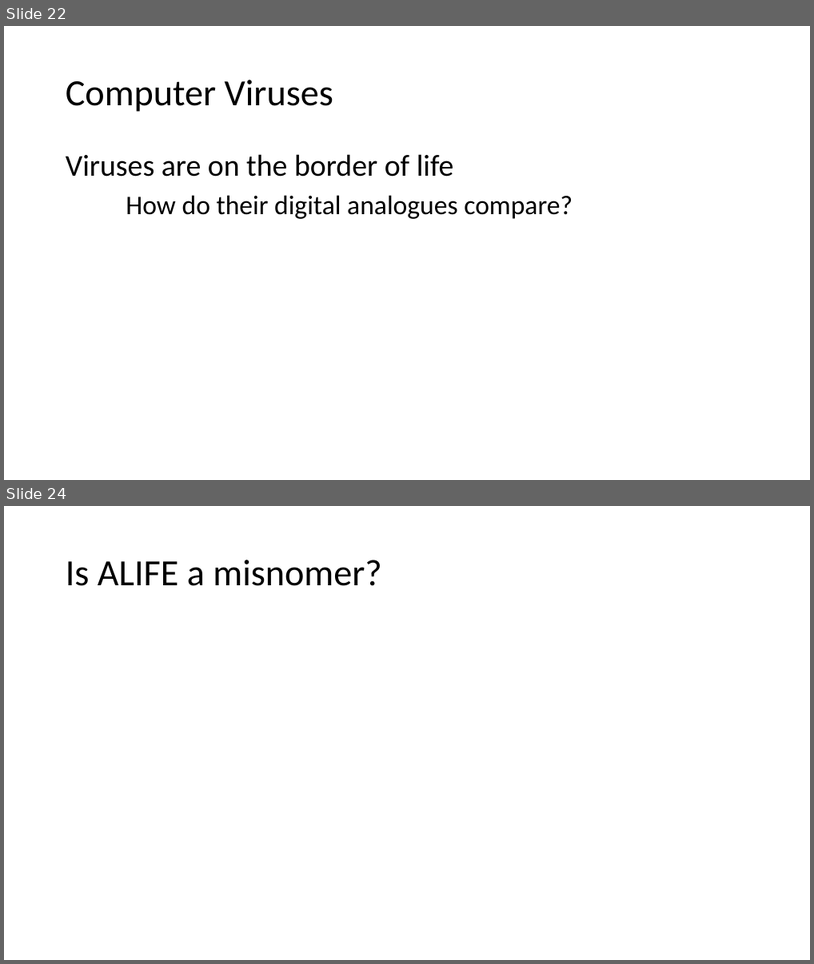
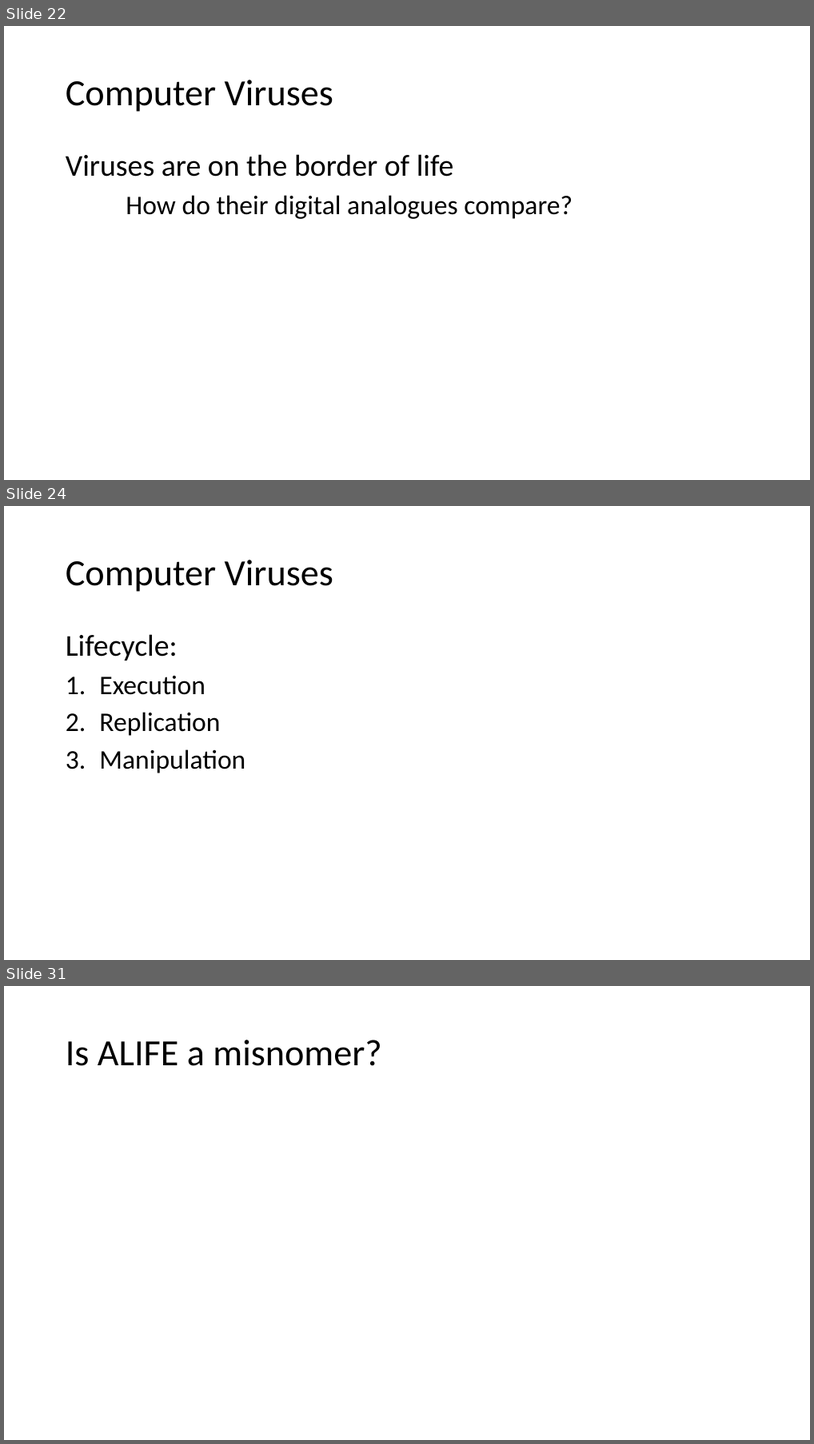
Before and after one commit to BenChurch/Fall2016, a slide deck: CISC879/ChapterPresentation/LectureSlidesCh8.pptx. Shown one above the other, each under a label of ours: slides 22 and 24 before the commit, slides 22, 24 and 31 after it; the slides between them are not shown. The pictures are 814x964 and 814x1444 pixels, drawn with LibreOffice and Linux fonts; fonts in the diff are those of the drawing. Boxes give left, top, right and bottom in pixels: in the first picture for what was removed or moved away, otherwise in the second. Text is boxed around its words. In the diff, an @@ line names an element or a change of style, - is before the commit and + after.

```diff
--- a/CISC879/ChapterPresentation/LectureSlidesCh8.pptx
+++ b/CISC879/ChapterPresentation/LectureSlidesCh8.pptx
@@ slide 24 added at (4, 506, 810, 960), background #FFFFFF @@
@@ title added at (66, 560, 334, 592), 44 pt, text #000000 @@
+Computer Viruses
@@ text added at (66, 634, 246, 773), 32 pt, text #000000 @@
+Lifecycle:
+1. Execution
+2. Replication
+3. Manipulation
@@ what was slide 24 is now slide 31 @@
```
Also in this commit, not shown: 5 slides changed, 6 other slides added, 8 other files.
